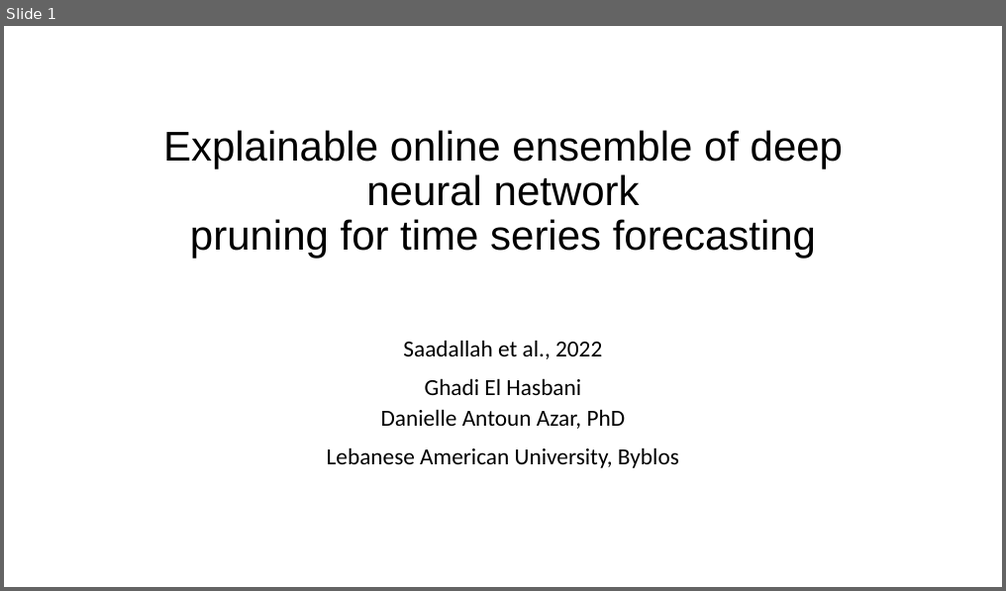
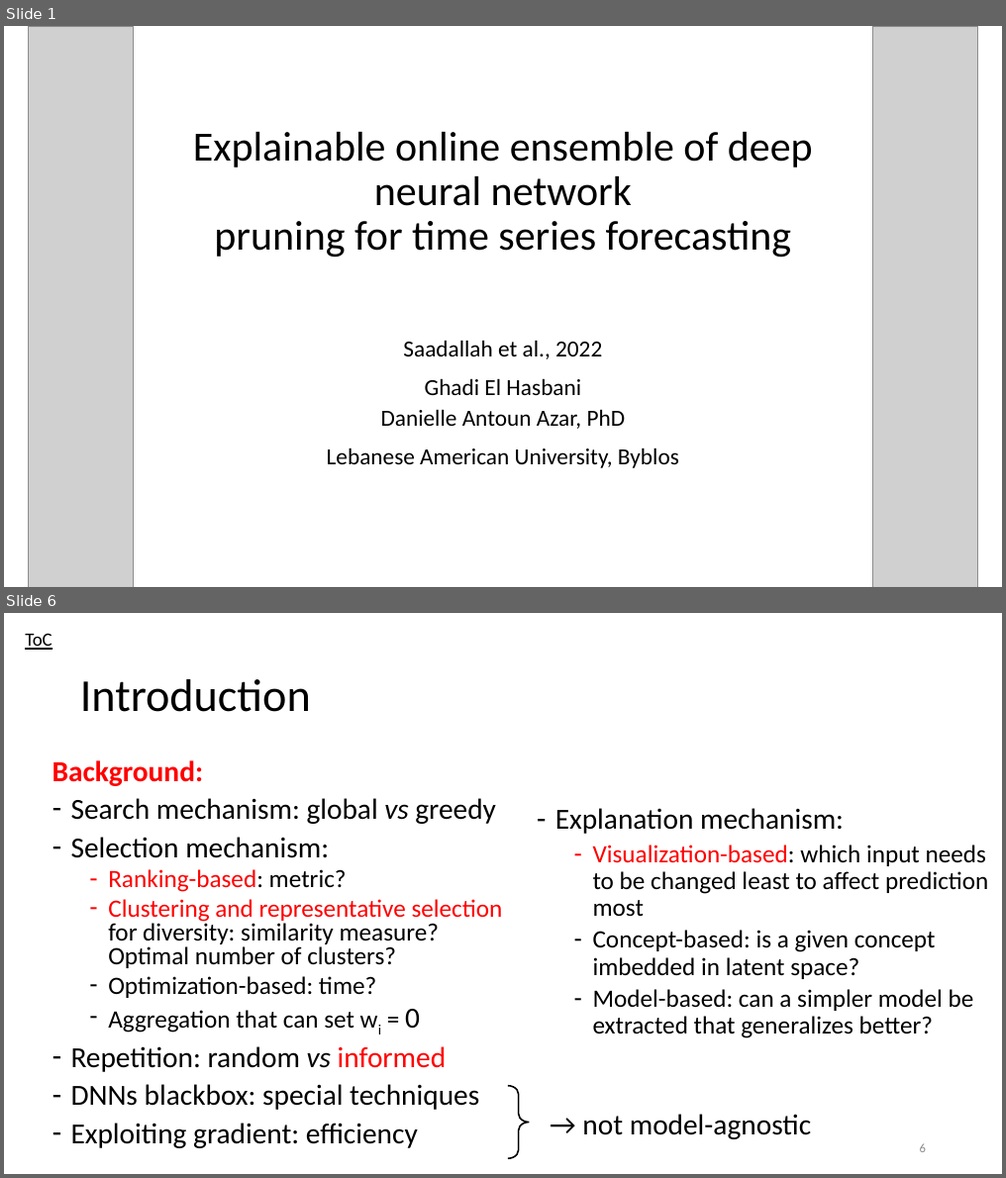
Before and after one commit to GhadiElHasbani/CSC615-MachineLearning, a slide deck: Assignment_2/Question4-presentation.pptx. Shown one above the other, each under a label of ours: slide 1 before the commit, slides 1 and 6 after it; the slides between them are not shown. The pictures are 1006x591 and 1006x1178 pixels, drawn with LibreOffice and Linux fonts; fonts in the diff are those of the drawing; grey boxes stand for pictures. Boxes give left, top, right and bottom in pixels: in the first picture for what was removed or moved away, otherwise in the second. Text is boxed around its words. In the diff, an @@ line names an element or a change of style, - is before the commit and + after.

```diff
--- a/Assignment_2/Question4-presentation.pptx
+++ b/Assignment_2/Question4-presentation.pptx
@@ slide 6 added at (4, 613, 1002, 1174), background #FFFFFF @@
@@ text added at (25, 633, 53, 650), 18 pt, text #000000, underline @@
+ToC
@@ title added at (80, 679, 311, 712), 44 pt, text #000000 @@
+Introduction
@@ text added at (53, 761, 503, 1149), 24 pt, text #000000 @@
+Background:
+– Search mechanism: global vs greedy
+– Selection mechanism:
+  – Ranking-based: metric?
+  – Clustering and representative selection for diversity: similarity measure? Optimal number of clusters?
+  – Optimization-based: time?
+  – Aggregation that can set wi = 0
+– Repetition: random vs informed
+– DNNs blackbox: special techniques
+– Exploiting gradient: efficiency
@@ text added at (555, 808, 988, 1039), 24 pt, text #000000 @@
+– Explanation mechanism:
+  – Visualization-based: which input needs to be changed least to affect prediction most
+  – Concept-based: is a given concept imbedded in latent space?
+  – Model-based: can a simpler model be extracted that generalizes better?
@@ left brace added at (508, 1086, 529, 1158), outline #000000 1.5 pt @@
@@ text added at (582, 1114, 811, 1140), 28 pt, text #000000 @@
+→ not model-agnostic
@@ page number added at (920, 1144, 926, 1153), 12 pt, text #8C8C8C @@
+6
@@ slide 1 changed as well @@
@@ picture added at (28, 26, 133, 587) @@
@@ picture added at (873, 26, 978, 587) @@
@@ title "Explainable online ensemble of deep ..." at (193, 132, 813, 258): font Arial to Calibri @@
```
Also in this commit, not shown: 3 other slides changed, 15 other slides added, 2 slides removed.
